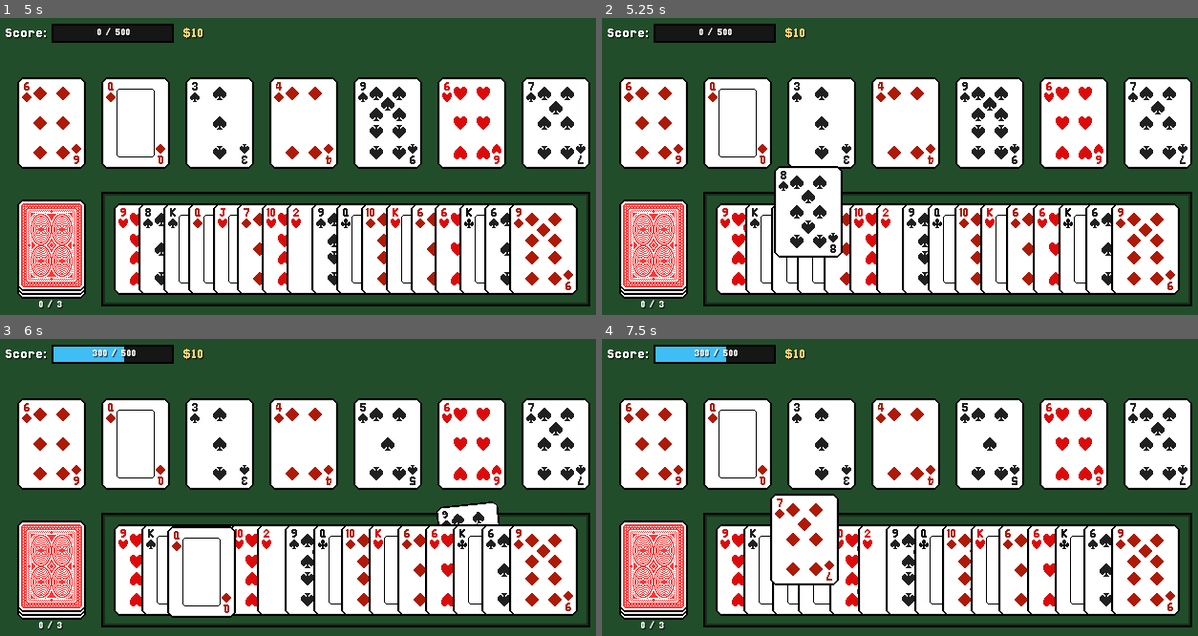
Above: before the commit, frames 1-4 (two rows, left to right).
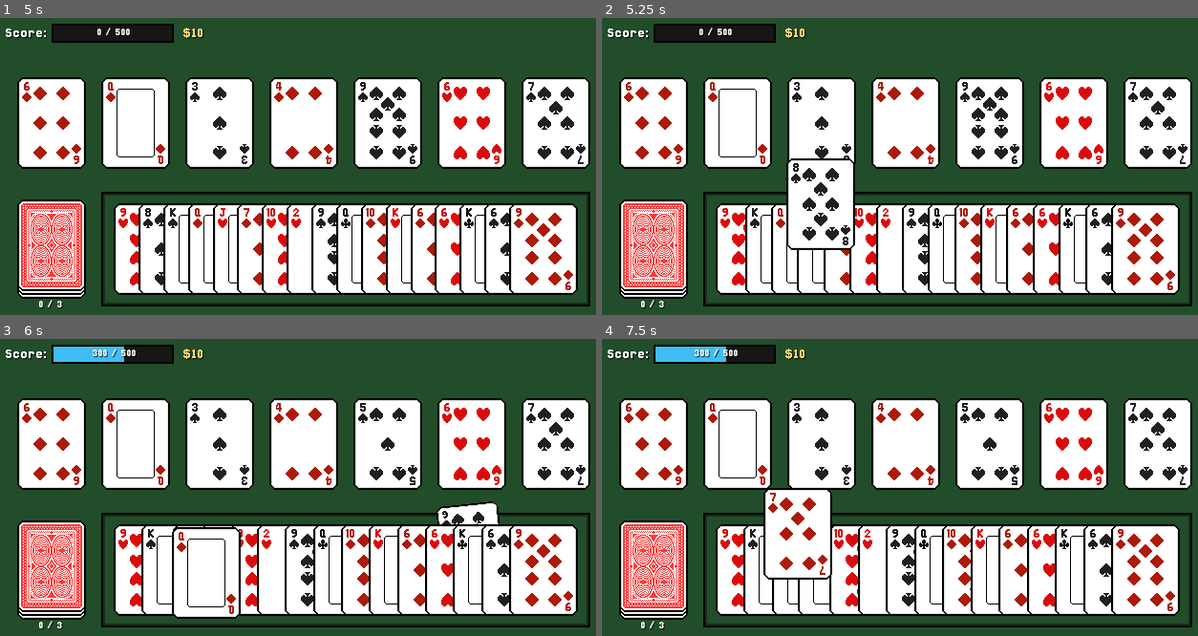
Above: after the commit, the same moments.

Repository: AyyBee123/Oristaile
Game: Godot game, scene res://Scenes/encounter.tscn
Same seed, same stepped clock (60 frames per second), same inputs: the game is played once before the commit and once after it.
Inputs (mouse positions are in pixels of both pictures, inside the frame that each line leads up to):
- Up to frame 1 (5 s): click "3 / 3" at 0.5 s; click "2 / 3" at 1.25 s; click "1 / 3" at 2 s; click "0 / 3" at 2.75 s; click "0 / 3" at 3.5 s; click "0 / 3" at 4.25 s
- Up to frame 2 (5.25 s): tap Enter at 5 s; drag from (751, 249) to (965, 113) at 5.02 s
- Up to frame 3 (6 s): drag from (172, 570) to (274, 576) at 5.77 s
- Up to frame 4 (7.5 s): move the mouse to (804, 570) at 6.52 s; press the mouse at (804, 570) at 6.53 s; release the mouse at (804, 570) at 7.25 s; tap Space at 7.25 s; drag from (834, 570) to (721, 457) at 7.27 s

Frame 1 is identical in both runs. In frame 2, 2.5% of the frame differs, in the area x 28-43%, y 47-81%; in frame 3, 1.1%; in frame 4, 2.0%.

Commit message:
Update encounter.gd

Diff:
--- a/Scripts/Game/encounter.gd
+++ b/Scripts/Game/encounter.gd
@@ -67,7 +67,7 @@
 func _process(delta: float) -> void:
 	if held_card:
 		held_card.global_position = held_card.global_position.lerp(
-			get_viewport().get_mouse_position() - held_card.size / 2.0, delta * 20
+			get_viewport().get_mouse_position() - held_card.size / 2.0, delta * 40
 		)
 	money_label.text = "$%d" % int(current_money)
 
